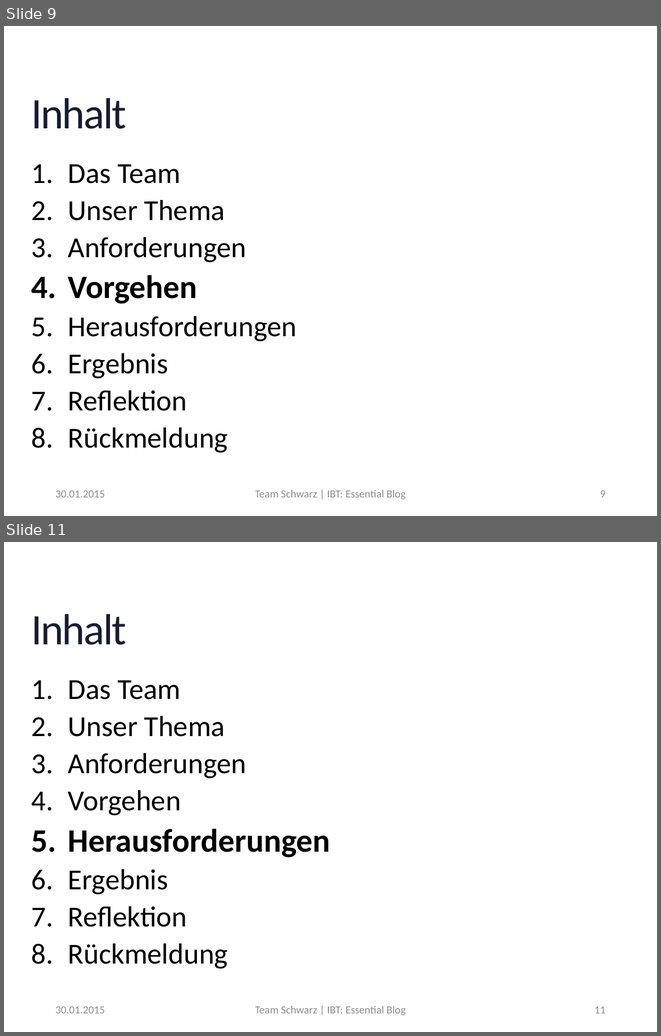
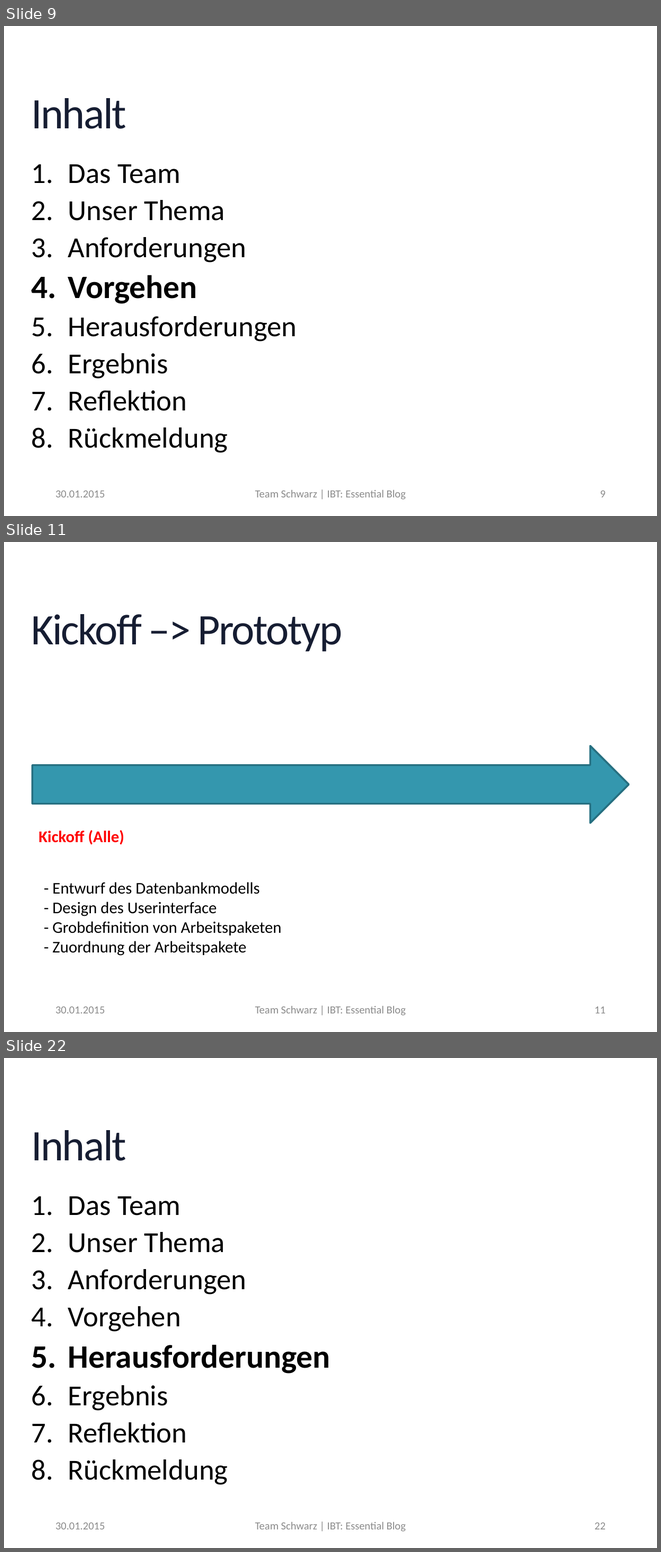
Before and after one commit to MrXXX92/EssentialBlog, a slide deck: Notizen/Präsentation_EssentialBlog.pptx. Shown one above the other, each under a label of ours: slides 9 and 11 before the commit, slides 9, 11 and 22 after it; the slides between them are not shown. The pictures are 661x1036 and 661x1552 pixels, drawn with LibreOffice and Linux fonts; fonts in the diff are those of the drawing; background and template pictures are left out. Boxes give left, top, right and bottom in pixels: in the first picture for what was removed or moved away, otherwise in the second. Text is boxed around its words. In the diff, an @@ line names an element or a change of style, - is before the commit and + after.

```diff
--- a/Notizen/Präsentation_EssentialBlog.pptx
+++ b/Notizen/Präsentation_EssentialBlog.pptx
@@ slide 11 added at (4,542,657,1032), background picture (left out) @@
@@ title added at (31,614,342,652), 48 pt, text gradient #2E59B0 to #161D32 to #000000 @@
+Kickoff –> Prototyp
@@ right arrow added at (32,746,628,823), fill #3497AE, outline #267081 2 pt @@
@@ text added at (38,830,124,845), 18 pt, text #FF0000, bold @@
+Kickoff (Alle)
@@ text added at (52,882,282,955), 18 pt, text #000000 @@
+- Entwurf des Datenbankmodells
+- Design des Userinterface
+- Grobdefinition von Arbeitspaketen
+- Zuordnung der Arbeitspakete
@@ text added at (55,1006,105,1013), 12 pt, text #8C8C8C @@
+30.01.2015
@@ text added at (255,1006,406,1015), 12 pt, text #8C8C8C @@
+Team Schwarz | IBT: Essential Blog
@@ page number added at (594,1006,606,1013), 12 pt, text #8C8C8C @@
+11
@@ what was slide 11 is now slide 22 @@
@@ page number at (594,1522,606,1529): text changed @@
-11
+22
```
Also in this commit, not shown: 2 slides changed, 10 other slides added.
